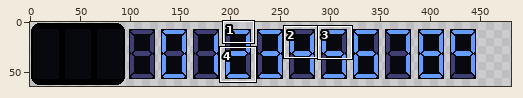
Pixel-art file: assets/asperite_files/numbers.aseprite. Above, an overview of the earlier version with the close-up marked.
Close-up. As it was:
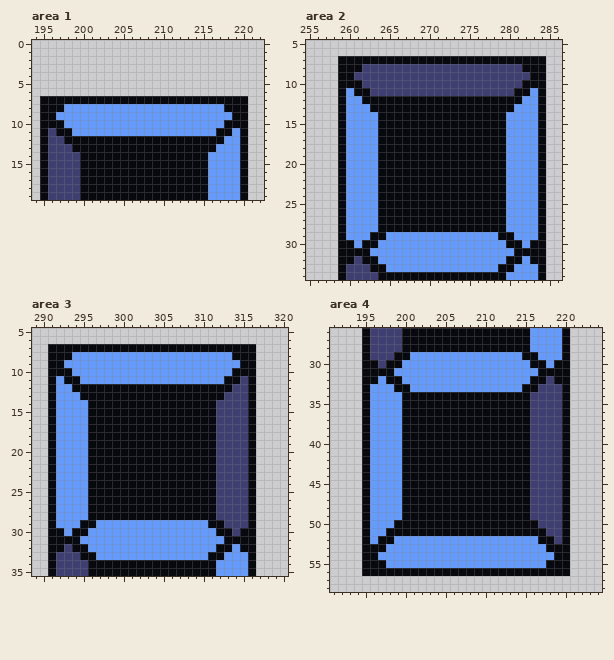
1024x64 pixels, 1 frame. Shown: area 1: x 194..222, y 0..19; area 2: x 255..286, y 5..34; area 3: x 289..320, y 5..35; area 4: x 191..224, y 26..58. The wide view leaves out empty margins. The commit also changed other parts of the picture, which this record leaves out.
Once edited:
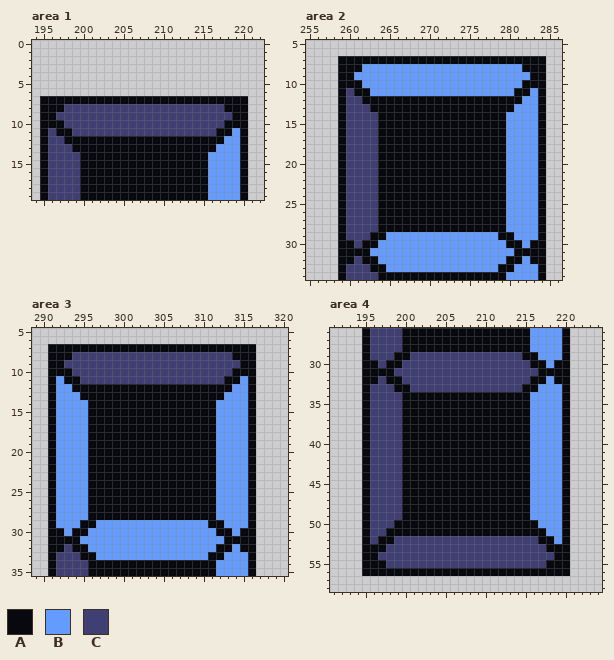
Palette (. is transparent): A #08080f  B #639bff  C #3f3f74
Edits made:
Area 1, layer "number segments":
The author changed colour B to colour C in row 8 at x 198 to 217; in row 9 at x 197 to 218; in row 10 at x 198 to 217; in row 11 at x 199 to 216.
Area 2, layer "number segments":
The author changed colour C to colour B in row 8 at x 262 to 281; in row 9 at x 261 to 282; in row 10 at x 262 to 281; in row 11 at x 263 to 280.
The author changed colour B to colour C in row 11 at x 260; in row 12 at x 260 to 261; in row 13 at x 260 to 262; in rows 14 to 28 at x 260 to 263; in row 29 at x 260 to 262; in row 30 at x 261.
Area 3, layer "number segments":
The author changed colour C to colour B in row 11 at x 315; in row 12 at x 314 to 315; in row 13 at x 313 to 315; in rows 14 to 28 at x 312 to 315; in row 29 at x 313 to 315; in row 30 at x 314.
The author changed colour B to colour C in row 8 at x 294 to 313; in row 9 at x 293 to 314; in row 10 at x 294 to 313; in row 11 at x 295 to 312.
Area 4, layer "number segments":
The author changed colour C to colour B in row 32 at x 218; in row 33 at x 217 to 219; in rows 34 to 49 at x 216 to 219; in row 50 at x 217 to 219; in row 51 at x 218 to 219; in row 52 at x 219.
The author changed colour B to colour C in row 29 at x 201 to 214; in row 30 at x 200 to 215; in row 31 at x 199 to 216; in row 32 at x 197 and 200 to 215; in row 33 at x 196 to 198 and 201 to 214; in rows 34 to 49 at x 196 to 199.
The author changed colour B to colour C in row 50 at x 196 to 198; in row 51 at x 196 to 197; in row 52 at x 196 and 199 to 216; in row 53 at x 198 to 217; in row 54 at x 197 to 218; in row 55 at x 198 to 217.
Pixel boxes of the changes (left, top, right, bottom) in both close-ups:
changed: (56, 104, 232, 136)
changed: (346, 64, 530, 248)
changed: (64, 352, 248, 536)
changed: (370, 352, 562, 568)
